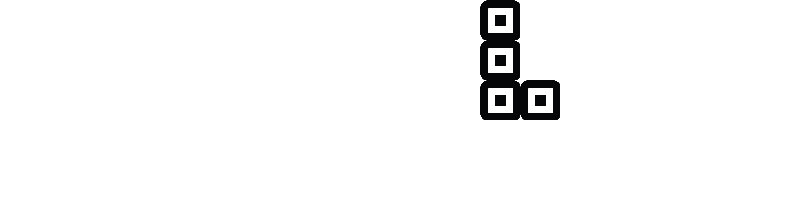
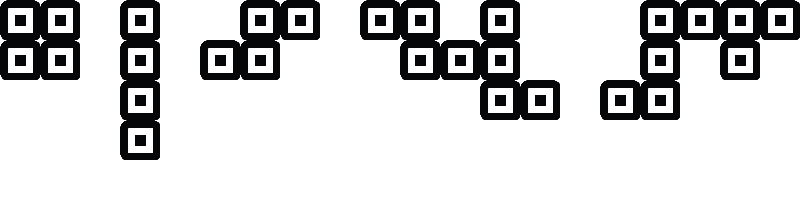
Layered file, before and after one edit (800 × 200). Changes by layer:
added layer "T" above "J" over [680, 0, 800, 80]
added layer "J" above "L" over [600, 0, 680, 120]
showed "Z" over [360, 0, 480, 80]
showed "S" over [200, 0, 320, 80]
showed "I" over [120, 0, 160, 160]
showed "O" over [0, 0, 80, 80]
